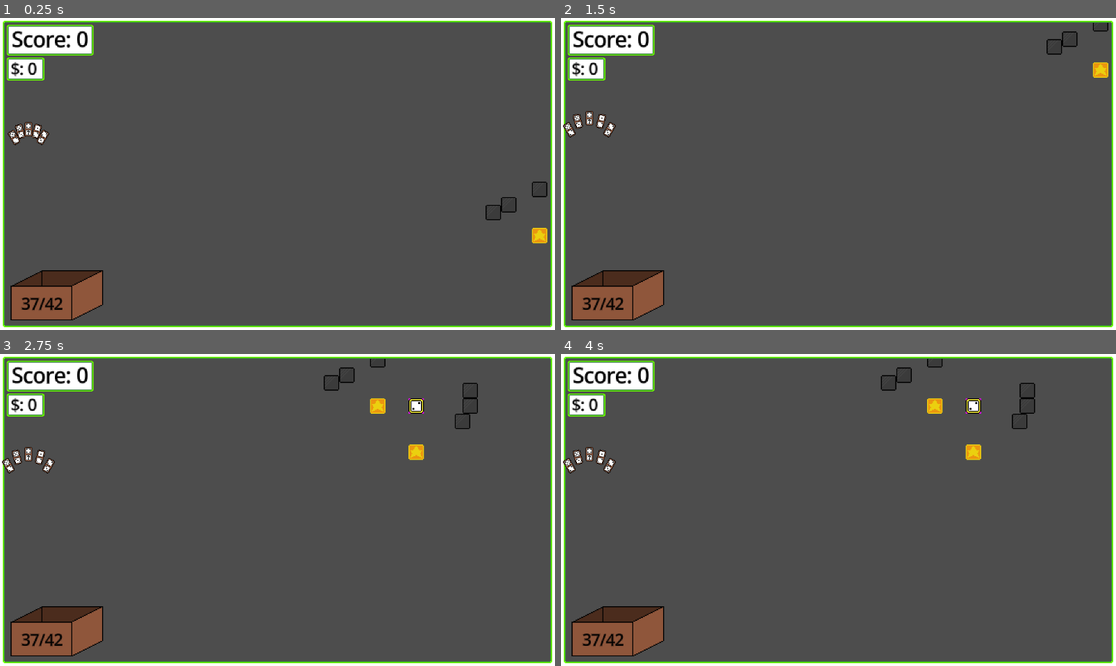
Above: before the commit, frames 1-4 (two rows, left to right).
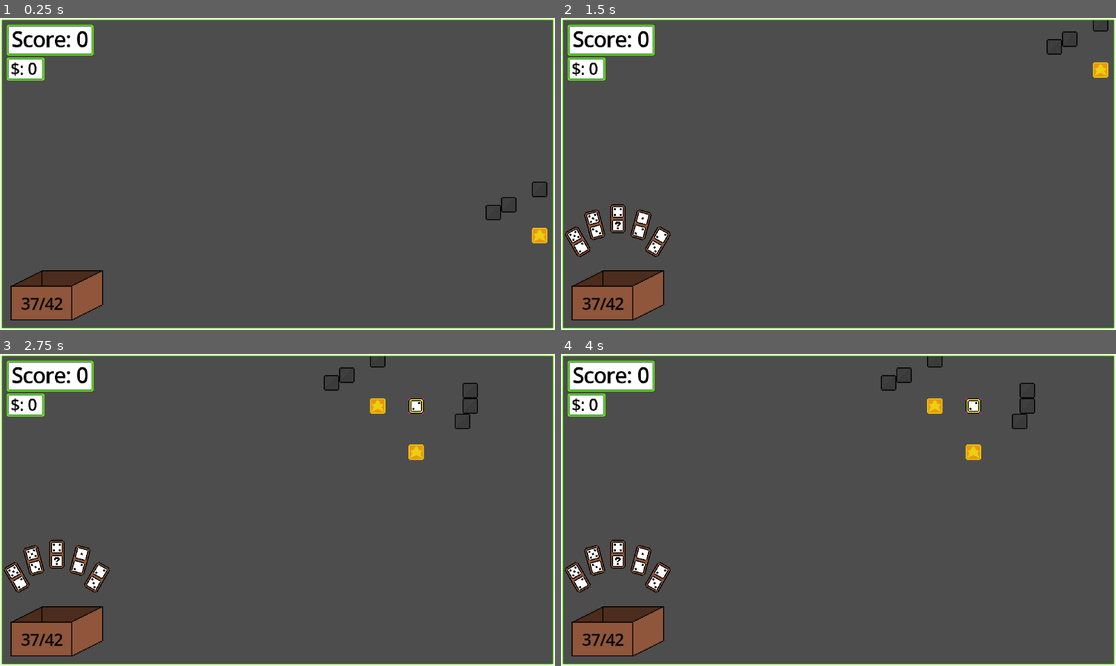
Above: after the commit, the same moments.

Repository: Ghoose1/GFPGame
Game: Godot game, scene res://scenes/scene.tscn
The game is run twice, just before and just after one commit, with the same random seed, the same clock (stepped at 60 frames per second) and the same inputs.
Inputs (mouse positions are in pixels of both pictures, inside the frame that each line leads up to):
- Up to frame 1 (0.25 s): no input
- Up to frame 2 (1.5 s): tap Enter at 0.5 s; move the mouse to (960, 158) at 0.52 s; hold S (Camera_Down) 0.53-1.25 s; click (960, 158) at 0.67 s; drag from (727, 189) to (810, 236) at 1.27 s
- Up to frame 3 (2.75 s): move the mouse to (333, 441) at 2.02 s; hold D (Camera_Right) from 2.03 s (still down); click (333, 441) at 2.17 s
- Up to frame 4 (4 s): release D (Camera_Right) at 2.75 s; drag from (810, 572) to (672, 463) at 2.77 s; tap Space (Start Score) at 3.5 s; move the mouse to (1005, 556) at 3.52 s; hold Space (Start Score) from 3.53 s (still down); click (1005, 556) at 3.67 s

The runs differ from the first frame. In frame 1, 4.0% of the frame differs, in the area x 0-100%, y 0-100%; in frame 2, 5.2%; in frame 3, 5.2%; in frame 4, 5.2%.

Commit message:
Fixed dominoes scaling weirdly

Diff:
--- a/scenes/scene.tscn
+++ b/scenes/scene.tscn
@@ -14,6 +14,9 @@
 metadata/_custom_type_script = "uid://4ixbyhkrhcir"
 
 [node name="UILayer" parent="Player" unique_id=1594262151 instance=ExtResource("3_t7and")]
+
+[node name="SubViewportContainer" parent="Player/UILayer" index="0" unique_id=2019396443]
+anchors_preset = 15
 
 [node name="Camera2D" parent="Player" unique_id=2054708085 instance=ExtResource("2_gjmho")]
 
@@ -33,7 +36,4 @@
 [node name="Starter" parent="Board" unique_id=1578433667 instance=ExtResource("2_4msxo")]
 position = Vector2(312, 64)
 
-[node name="CanvasLayer" type="CanvasLayer" parent="." unique_id=672087219]
-follow_viewport_enabled = true
-
 [editable path="Player/UILayer"]
--- a/scenes/ui_layer.tscn
+++ b/scenes/ui_layer.tscn
@@ -10,17 +10,17 @@
 
 [node name="SubViewportContainer" type="SubViewportContainer" parent="." unique_id=2019396443]
 anchors_preset = -1
-anchor_right = 0.5
-anchor_bottom = 0.5
+anchor_right = 1.0
+anchor_bottom = 1.0
 grow_horizontal = 2
 grow_vertical = 2
-scale = Vector2(2, 2)
 stretch = true
 
 [node name="SubViewport" type="SubViewport" parent="SubViewportContainer" unique_id=1232152804]
 transparent_bg = true
 handle_input_locally = false
-size = Vector2i(576, 324)
+size = Vector2i(1152, 648)
+size_2d_override_stretch = true
 render_target_update_mode = 4
 
 [node name="NinePatchRect" type="NinePatchRect" parent="SubViewportContainer/SubViewport" unique_id=1616721177]
@@ -39,11 +39,11 @@
 [node name="Control" type="Control" parent="SubViewportContainer/SubViewport" unique_id=1810062443]
 layout_mode = 3
 anchors_preset = 0
-offset_right = 40.0
-offset_bottom = 40.0
+scale = Vector2(2, 2)
 mouse_filter = 2
 
 [node name="ScoreRect" type="NinePatchRect" parent="SubViewportContainer/SubViewport/Control" unique_id=102377733]
+texture_filter = 1
 layout_mode = 0
 offset_left = 7.0
 offset_top = 7.0
@@ -68,6 +68,7 @@
 score_text = "Score: "
 
 [node name="DollarRect" type="NinePatchRect" parent="SubViewportContainer/SubViewport/Control" unique_id=669480085]
+texture_filter = 1
 layout_mode = 0
 offset_left = 7.0
 offset_top = 41.0
@@ -90,14 +91,16 @@
 script = ExtResource("2_6syxi")
 score_text = "$: "
 
-[node name="Control2" type="Control" parent="SubViewportContainer/SubViewport" unique_id=680631881]
+[node name="BoxParent" type="Control" parent="SubViewportContainer/SubViewport" unique_id=680631881]
 layout_mode = 3
 anchors_preset = 2
 anchor_top = 1.0
 anchor_bottom = 1.0
 grow_vertical = 0
+scale = Vector2(2, 2)
 
-[node name="BoxRect" type="TextureRect" parent="SubViewportContainer/SubViewport/Control2" unique_id=351106819]
+[node name="BoxRect" type="TextureRect" parent="SubViewportContainer/SubViewport/BoxParent" unique_id=351106819]
+texture_filter = 1
 layout_mode = 0
 offset_left = 11.0
 offset_top = -62.0
@@ -106,7 +109,7 @@
 texture = ExtResource("4_6syxi")
 script = ExtResource("5_6gmgv")
 
-[node name="Label" type="Label" parent="SubViewportContainer/SubViewport/Control2/BoxRect" unique_id=1282009913]
+[node name="Label" type="Label" parent="SubViewportContainer/SubViewport/BoxParent/BoxRect" unique_id=1282009913]
 layout_mode = 1
 offset_left = 11.0
 offset_top = 23.5
--- a/scripts/board.gd
+++ b/scripts/board.gd
@@ -7,7 +7,7 @@
 
 @onready var special_tilemap : TileMapLayer = $SpecialTiles
 @onready var domino_tilemap : TileMapLayer = $DominoTiles
-@onready var layer = Globals.player.find_child("UILayer")
+@onready var box_parent = Globals.player.find_child("BoxParent")
 @onready var box : DominoBox = Globals.player.find_child("BoxRect")
 
 func _ready() -> void:
@@ -55,17 +55,19 @@
 func update_hand_domino_target_positions() -> void:
 	for i in range(hand.size()):
 		var domino := hand[i]
-		domino.origin_position = box.global_position + box.get_rect().size / 2.0 + Vector2.UP * 32 + get_hand_position(i)
+		domino.origin_position = box.global_position + box.get_rect().size + (Vector2.UP * 32 + get_hand_position(i)) * 2
 		domino.origin_rotation = get_hand_rotation(i) * 0.5
 
 func drag_domino(domino : Domino) -> void:
-	assert(domino.get_parent() == layer)
-	domino.reparent(self)
+	assert(domino.get_parent() == box_parent)
+	domino.reparent(self, true)
+	domino.scale = Vector2.ONE
 
 func undrag_domino(domino : Domino) -> void:
 	assert(domino.get_parent() == self)
-	domino.reparent(layer)
+	domino.reparent(box_parent, true)
 	domino.position += get_viewport_rect().size / 4 - get_viewport().get_camera_2d().position
+	domino.scale = Vector2.ONE
 
 func replace_domino(domino : Domino) -> void:
 	hand.remove_at(hand.find(domino))
@@ -102,7 +104,7 @@
 			domino.face1.number = j
 
 			dominoes.append(domino)
-			layer.add_child(domino)
+			box_parent.add_child(domino)
 
 		var wild : BasicDomino = preload("res://Dominos/basic.tscn").instantiate()
 		wild.face0.number = i
@@ -112,4 +114,4 @@
 		#wild.position = Globals.domino_box.get_rect().get_center()
 
 		dominoes.append(wild)
-		layer.add_child(wild)
+		box_parent.add_child(wild)
